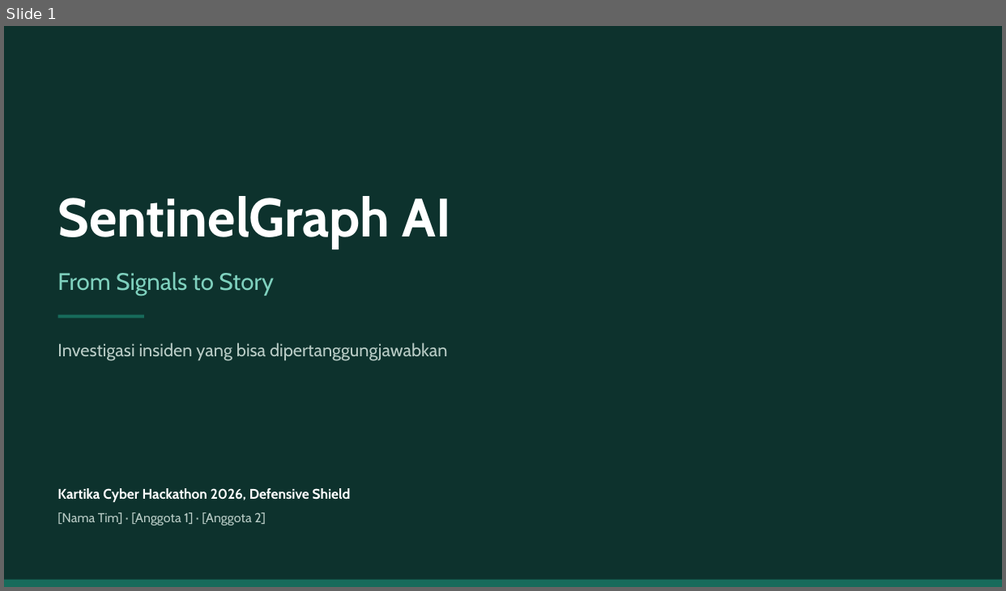
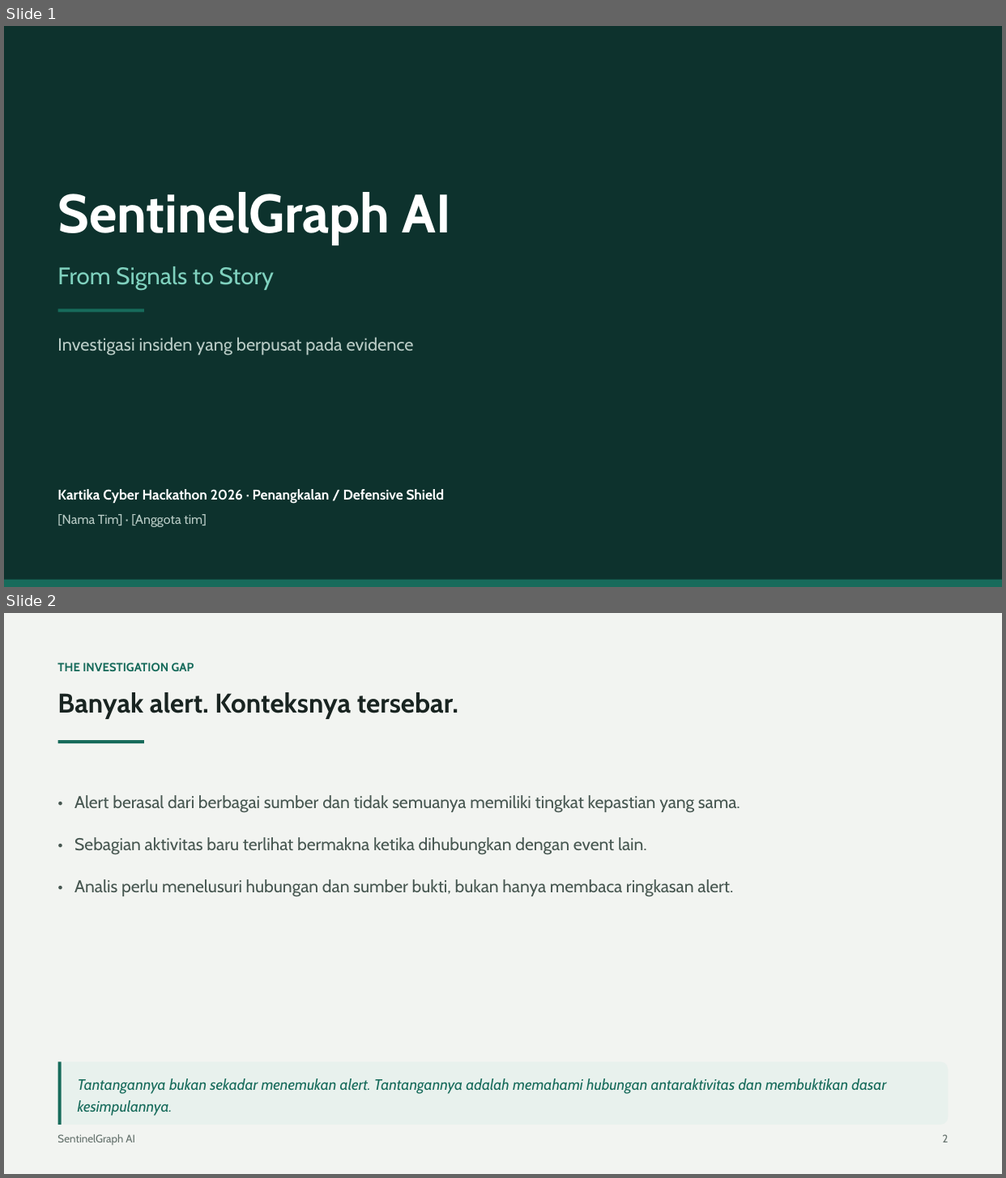
Before and after one commit to jackkd414-source/sentinel-graph-ai, a slide deck: docs/presentation/SentinelGraph-AI-slides.pptx. Shown one above the other, each under a label of ours: slide 1 before the commit, slides 1 and 2 after it. The pictures are 1006x591 and 1006x1178 pixels, drawn with LibreOffice and Linux fonts; fonts in the diff are those of the drawing. Boxes give left, top, right and bottom in pixels: in the first picture for what was removed or moved away, otherwise in the second. Text is boxed around its words. In the diff, an @@ line names an element or a change of style, - is before the commit and + after.

```diff
--- a/docs/presentation/SentinelGraph-AI-slides.pptx
+++ b/docs/presentation/SentinelGraph-AI-slides.pptx
@@ slide 2 added at (x1=4, y1=613, x2=1002, y2=1174), background #FFFFFF @@
@@ rectangle added at (x1=4, y1=613, x2=1002, y2=1174), fill #F2F4F1 @@
@@ text added at (x1=57, y1=662, x2=194, y2=671), 11.5 pt, text #176B5B, bold @@
+THE INVESTIGATION GAP
@@ text added at (x1=57, y1=692, x2=458, y2=719), 26 pt, text #192421, bold @@
+Banyak alert. Konteksnya tersebar.
@@ rectangle added at (x1=58, y1=740, x2=144, y2=743), fill #176B5B @@
@@ text added at (x1=74, y1=795, x2=740, y2=897), 16.5 pt, text #465650 @@
+• Alert berasal dari berbagai sumber dan tidak semuanya memiliki tingkat kepastian yang sama.
+• Sebagian aktivitas baru terlihat bermakna ketika dihubungkan dengan event lain.
+• Analis perlu menelusuri hubungan dan sumber bukti, bukan hanya membaca ringkasan alert.
@@ rounded rectangle added at (x1=58, y1=1063, x2=948, y2=1125), fill #E8F1ED @@
@@ rectangle added at (x1=58, y1=1063, x2=61, y2=1125), fill #176B5B @@
@@ text added at (x1=78, y1=1079, x2=886, y2=1116), 14.5 pt, text #176B5B, italic @@
+Tantangannya bukan sekadar menemukan alert. Tantangannya adalah memahami hubungan antaraktivitas dan membuktikan dasar kesimpulannya.
@@ text added at (x1=57, y1=1135, x2=135, y2=1145), 10.5 pt, text #65726D @@
+SentinelGraph AI
@@ text added at (x1=942, y1=1135, x2=948, y2=1143), 10.5 pt, text #65726D @@
+2
@@ slide 1 changed as well @@
@@ text "SentinelGraph AI" moved from (x1=57, y1=196, x2=452, y2=249) to (x1=57, y1=192, x2=452, y2=245) @@
@@ text "From Signals to Story" moved from (x1=57, y1=272, x2=274, y2=296) to (x1=57, y1=267, x2=274, y2=290) @@
@@ rectangle moved from (x1=58, y1=315, x2=144, y2=318) to (x1=58, y1=309, x2=144, y2=312) @@
@@ text at (x1=57, y1=337, x2=414, y2=356): text changed @@
-Investigasi insiden yang bisa dipertanggungjawabkan
+Investigasi insiden yang berpusat pada evidence
@@ text at (x1=57, y1=489, x2=445, y2=527): text changed @@
-Kartika Cyber Hackathon 2026, Defensive Shield
-[Nama Tim] · [Anggota 1] · [Anggota 2]
+Kartika Cyber Hackathon 2026 · Penangkalan / Defensive Shield
+[Nama Tim] · [Anggota tim]
```
Also in this commit, not shown: 5 other slides changed, 3 other slides added, 4 slides removed, 2 other files.
